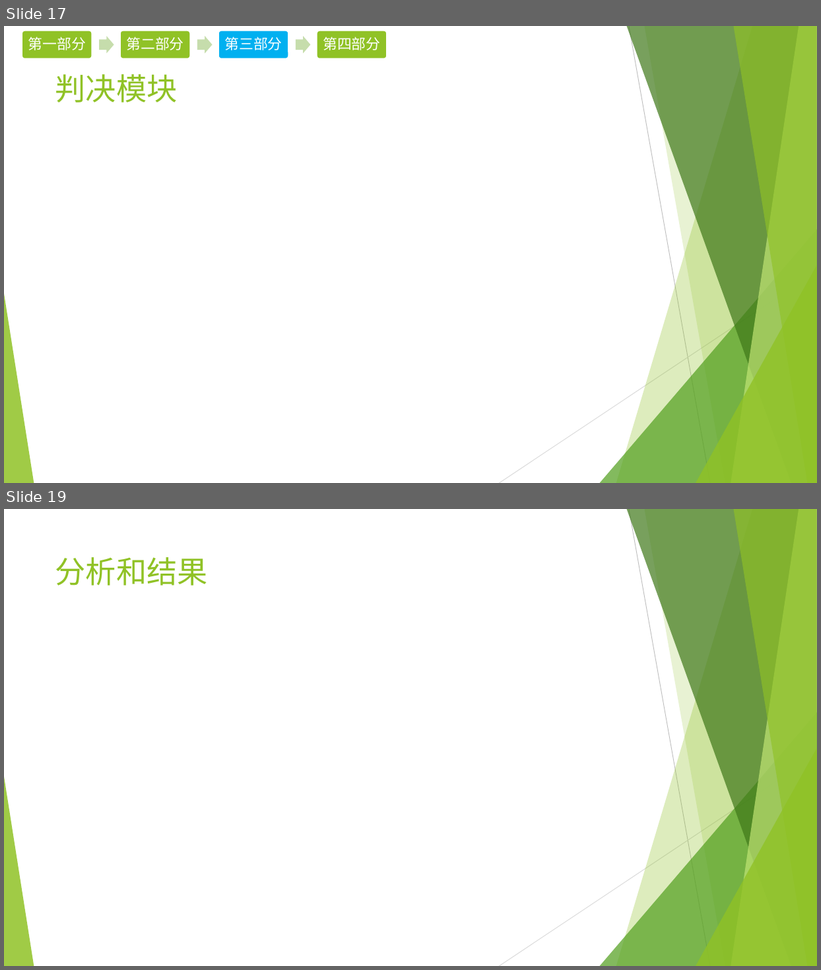
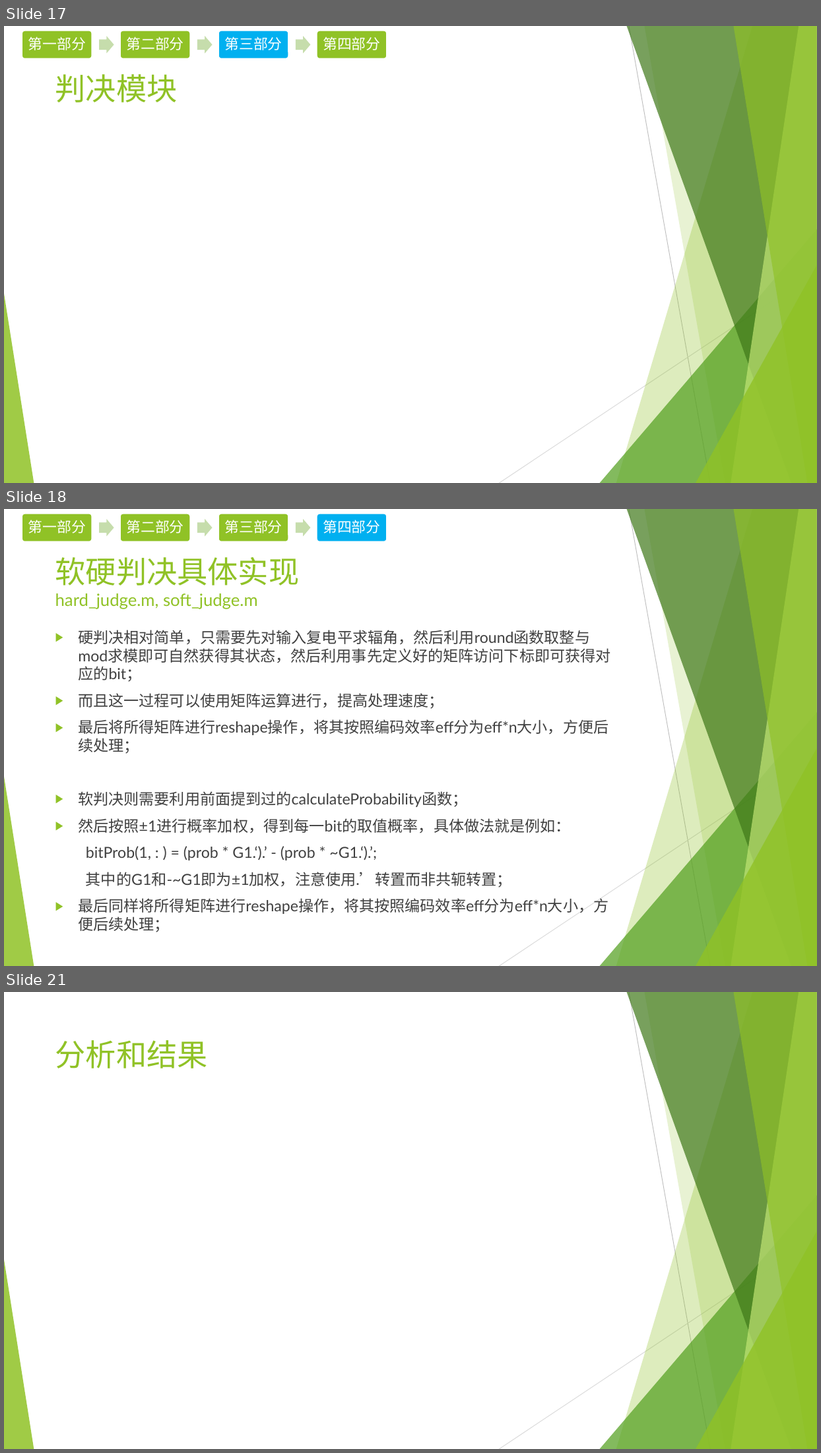
Before and after one commit to EECodingPresentation/project1, a slide deck: v1.pptx. Shown one above the other, each under a label of ours: slides 17 and 19 before the commit, slides 17, 18 and 21 after it; the slides between them are not shown. The pictures are 821x970 and 821x1453 pixels, drawn with LibreOffice and Linux fonts; fonts in the diff are those of the drawing; grey boxes stand for pictures. Boxes give left, top, right and bottom in pixels: in the first picture for what was removed or moved away, otherwise in the second. Text is boxed around its words. In the diff, an @@ line names an element or a change of style, - is before the commit and + after.

```diff
--- a/v1.pptx
+++ b/v1.pptx
@@ slide 18 added at [4, 509, 817, 966], background #FFFFFF; not listed: 10 template elements that a slide beside it also shows @@
@@ group added at [22, 513, 387, 542]: 4 rounded rectangles, 4 texts, 3 right arrows @@
+第一部分
+第二部分
+第三部分
+第四部分
@@ title added at [55, 557, 300, 609], 20 pt, text #90C226 @@
+软硬判决具体实现
+hard_judge.m, soft_judge.m
@@ text added at [78, 630, 611, 933], 18 pt, text #404040 @@
+▶ 硬判决相对简单，只需要先对输入复电平求辐角，然后利用round函数取整与mod求模即可自然获得其状态，然后利用事先定义好的矩阵访问下标即可获得对应的bit；
+▶ 而且这一过程可以使用矩阵运算进行，提高处理速度；
+▶ 最后将所得矩阵进行reshape操作，将其按照编码效率eff分为eff*n大小，方便后续处理；
+▶ 软判决则需要利用前面提到过的calculateProbability函数；
+▶ 然后按照±1进行概率加权，得到每一bit的取值概率，具体做法就是例如：
+bitProb(1, : ) = (prob * G1.‘).’ - (prob * ~G1.‘).’;
+其中的G1和-~G1即为±1加权，注意使用.’转置而非共轭转置；
+▶ 最后同样将所得矩阵进行reshape操作，将其按照编码效率eff分为eff*n大小，方便后续处理；
@@ what was slide 19 is now slide 21 @@
```
Also in this commit, not shown: 1 slide changed, 1 other slide added, 2 other files.
